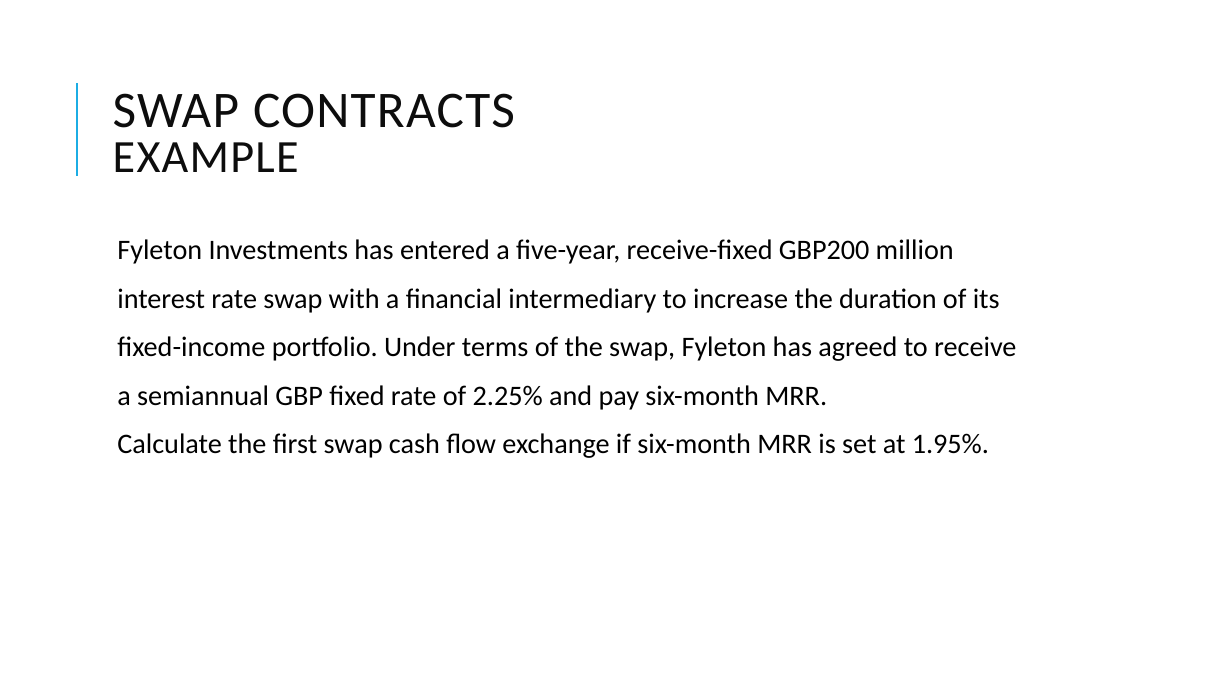
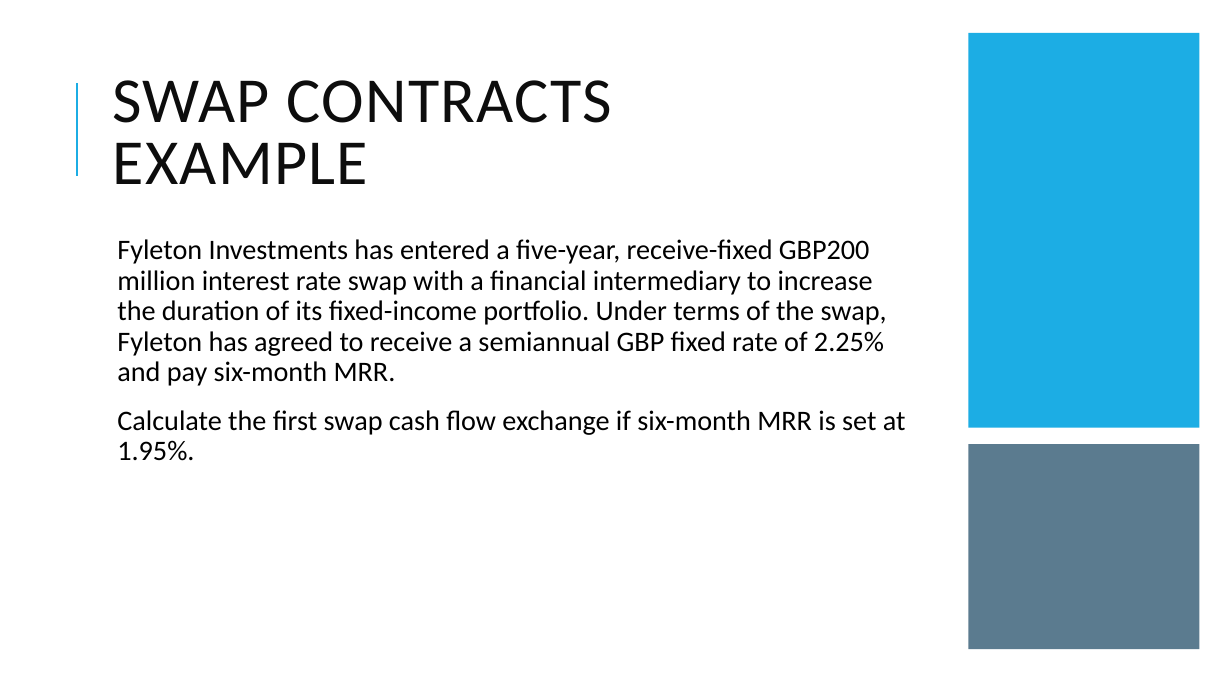
Before and after one commit to Isco0530/data, a slide deck: slide 22 of Derivatives.pptx. Drawn at 1232x693 pixels with LibreOffice and Linux fonts; fonts in the diff are those of the drawing. Boxes give left, top, right and bottom in pixels: in the first picture for what was removed or moved away, otherwise in the second. Text is boxed around its words. In the diff, an @@ line names an element or a change of style, - is before the commit and + after.

```diff
--- a/Derivatives.pptx
+++ b/Derivatives.pptx
@@ title "SWAP CONTRACTS EXAMPLE" at [113, 80, 612, 184]: size 40 to 50 pt in "SWAP CONTRACTS"; size 36 to 50 pt in "EXAMPLE" @@
@@ rectangle added at [969, 33, 1200, 428], fill #1CADE4 @@
@@ text at [117, 239, 887, 386]: text changed @@
-  Fyleton Investments has entered a five-year, receive-fixed GBP200 million
-  interest rate swap with a financial intermediary to increase the duration of its
-  fixed-income portfolio. Under terms of the swap, Fyleton has agreed to receive
-  a semiannual GBP fixed rate of 2.25% and pay six-month MRR.
+  Fyleton Investments has entered a five-year, receive-fixed GBP200 million interest rate swap with a financial intermediary to increase the duration of its fixed-income portfolio. Under terms of the swap, Fyleton has agreed to receive a semiannual GBP fixed rate of 2.25% and pay six-month MRR.
@@ rectangle added at [969, 445, 1200, 650], fill #335B74 at 80% opacity @@
```
Also in this commit, not shown: 6 other slides changed.
